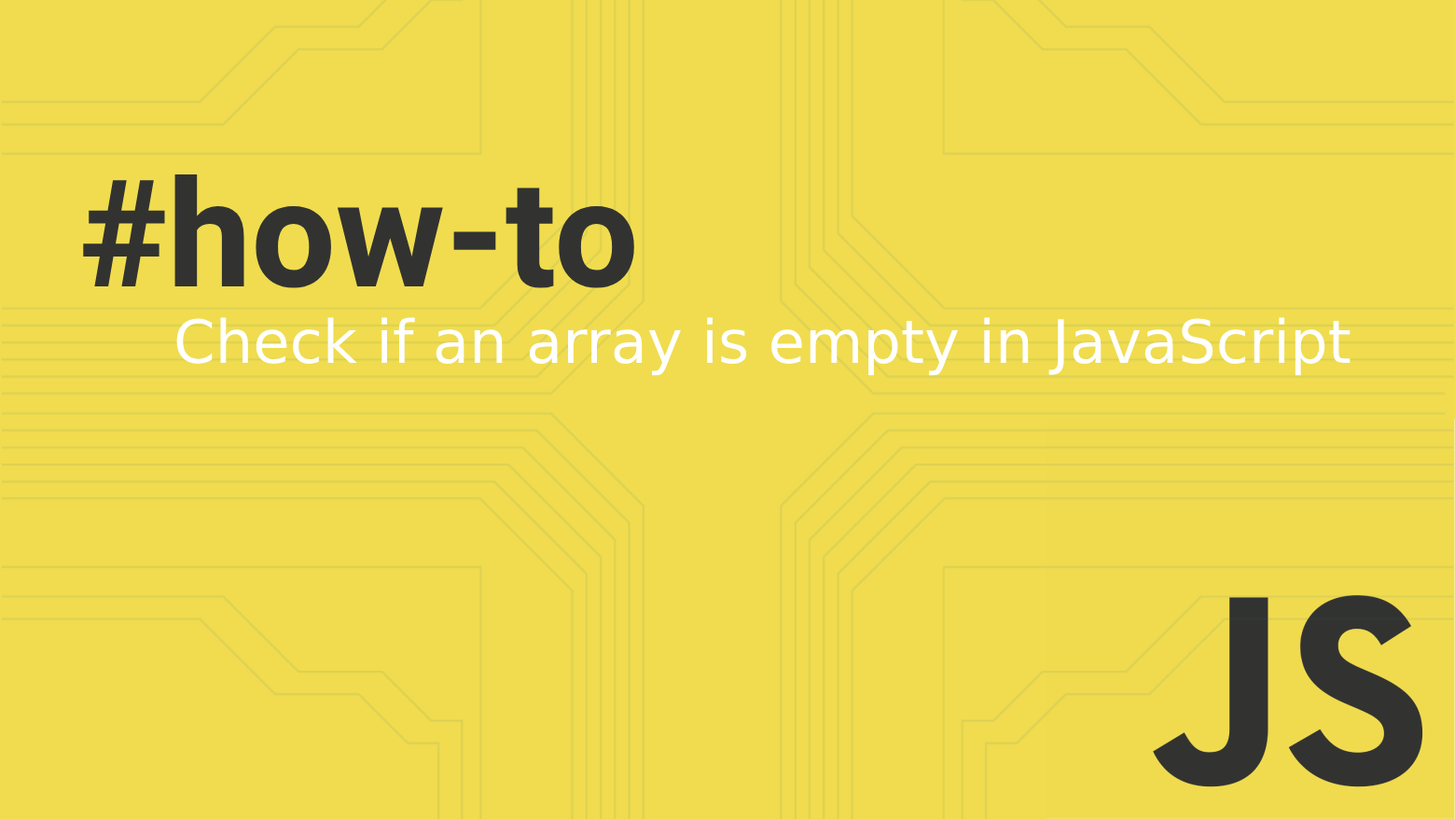
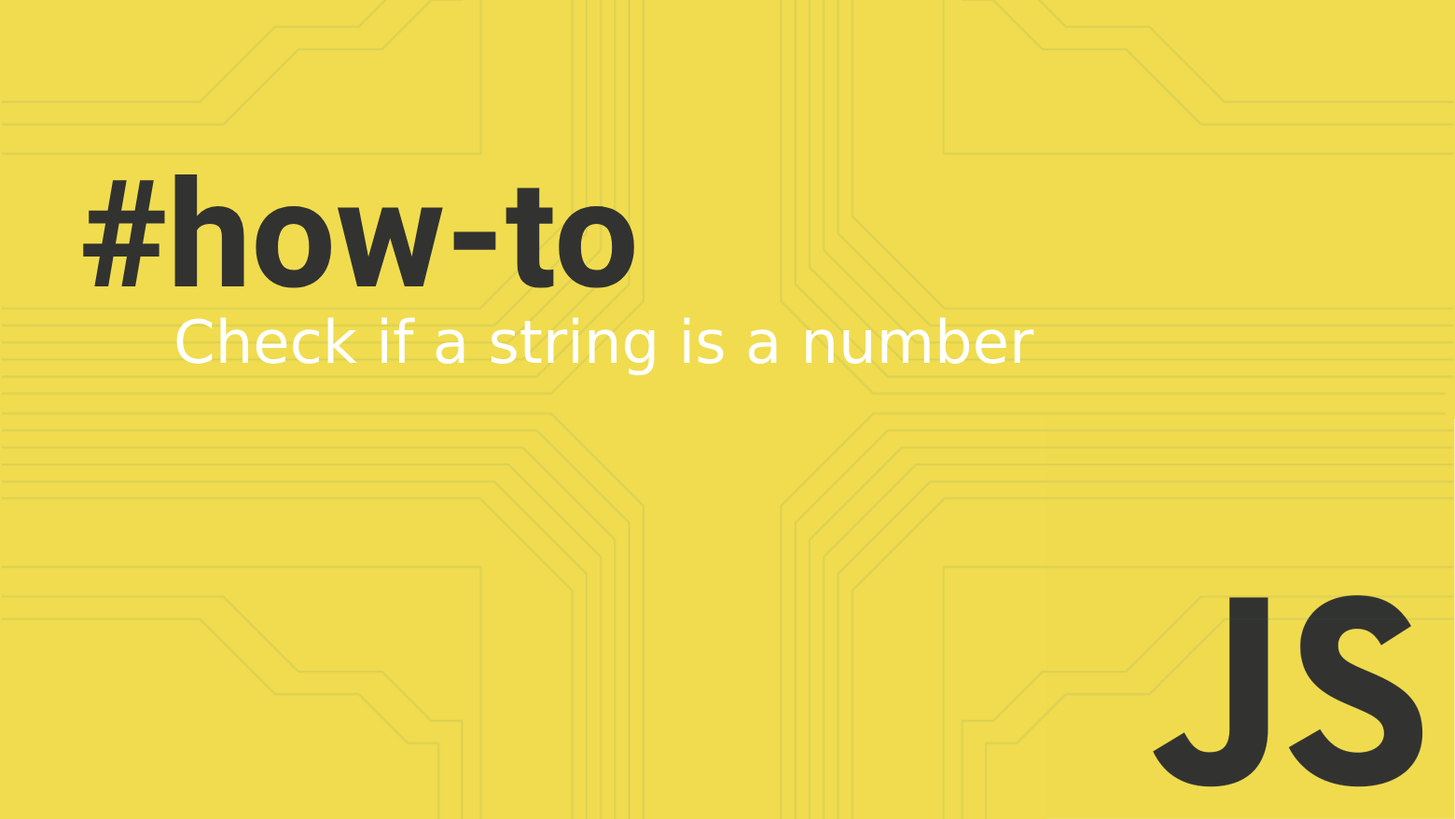
Before/after of a w=1455, h=819 layered artwork. What changed in the layer stack:
renamed "Check if an array is empty in Ja" to "Check if a string is a number", painted on it over box(473, 317, 1351, 376)
